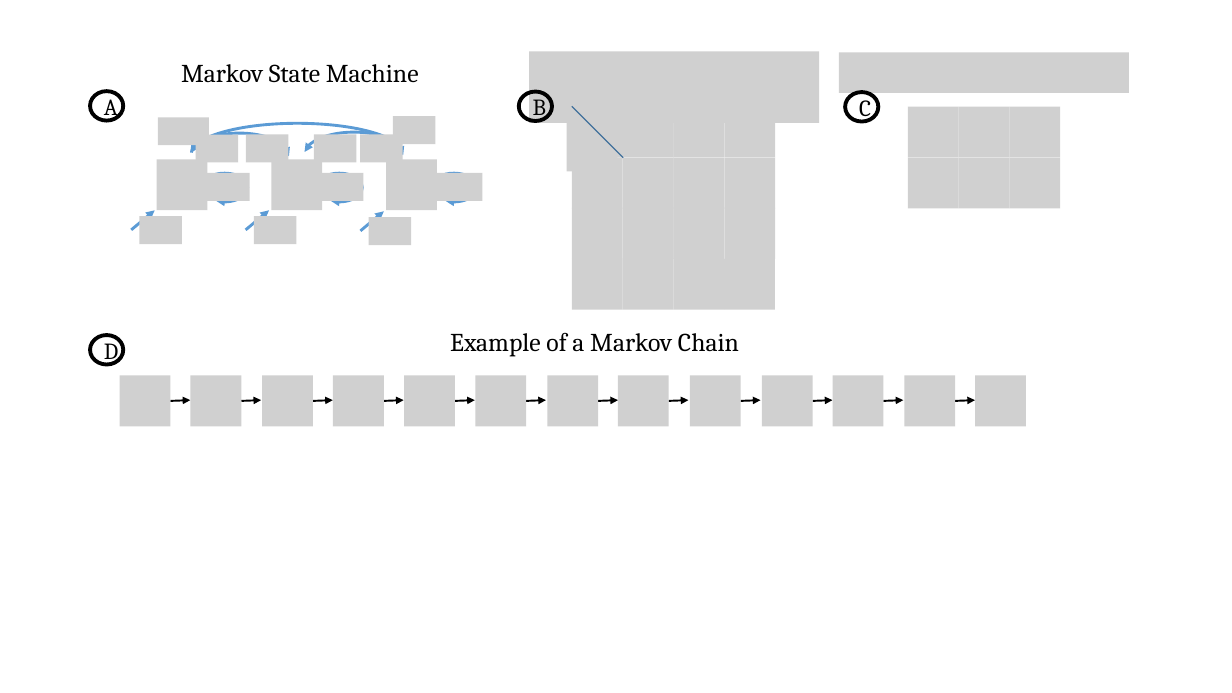
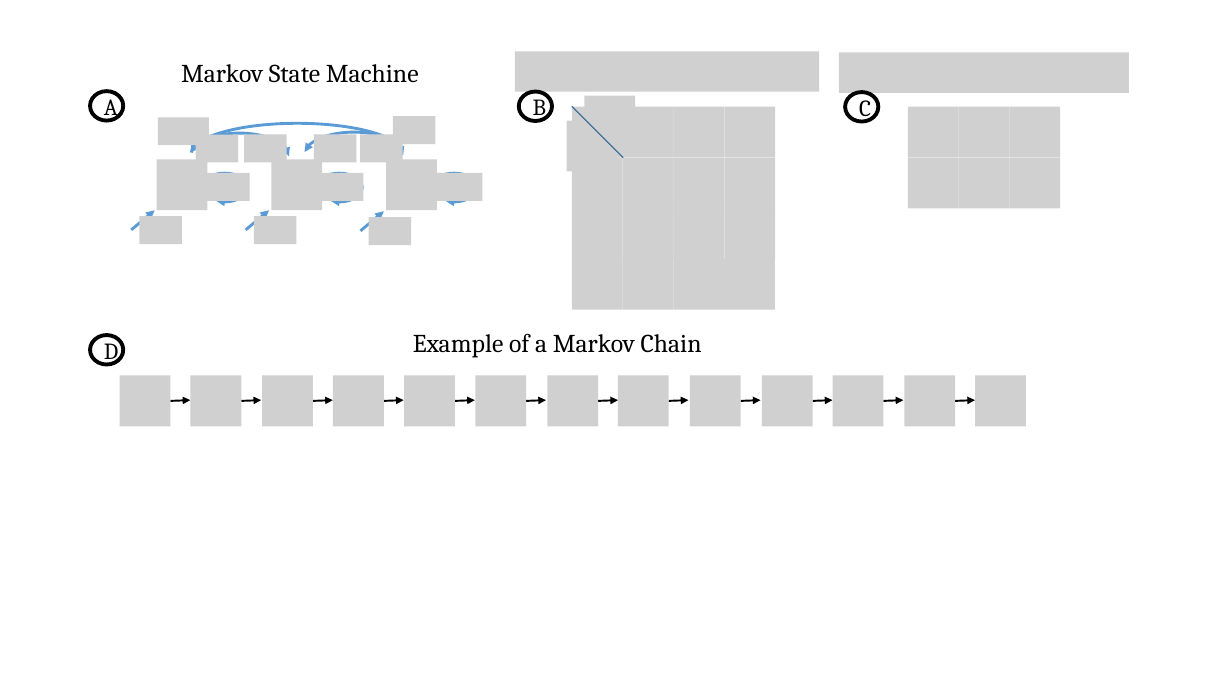
Before and after one commit to David-Taub/HOP-HMM, a slide deck: slide 3 of Help/Figures1.pptx. Drawn at 1232x693 pixels with LibreOffice and Linux fonts; fonts in the diff are those of the drawing; grey boxes stand for pictures. Boxes give left, top, right and bottom in pixels: in the first picture for what was removed or moved away, otherwise in the second. Text is boxed around its words. In the diff, an @@ line names an element or a change of style, - is before the commit and + after.

```diff
--- a/Help/Figures1.pptx
+++ b/Help/Figures1.pptx
@@ picture: place and size @@
-picture at (530,52,820,123)
+picture at (515,52,819,92)
@@ text "Example of a Markov Chain": place and size @@
-text "Example of a Markov Chain" at (450,332,739,356)
+text "Example of a Markov Chain" at (413,333,702,357)
```
Also in this commit, not shown: 4 other slides changed, 28 other files.
